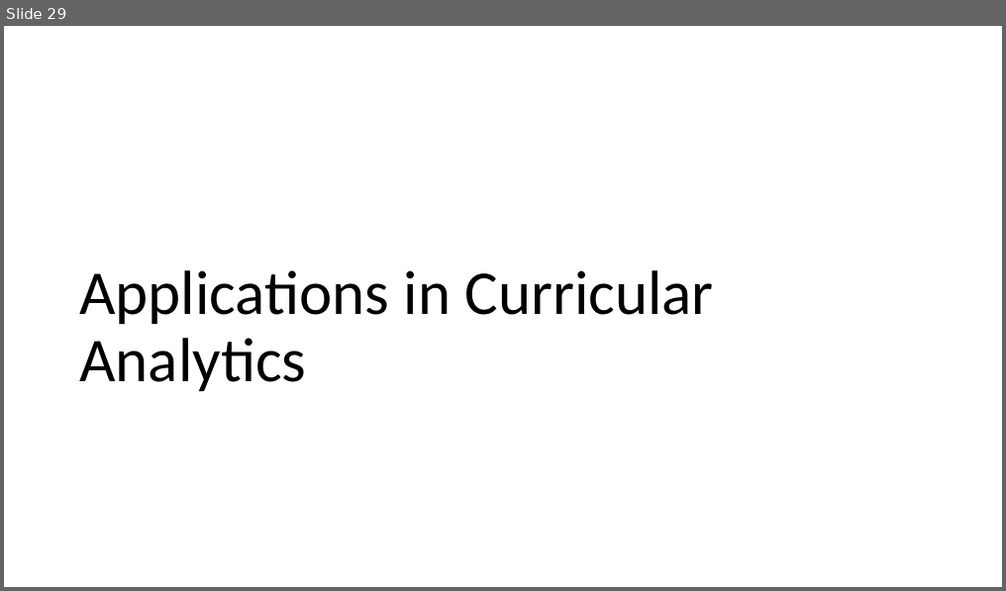
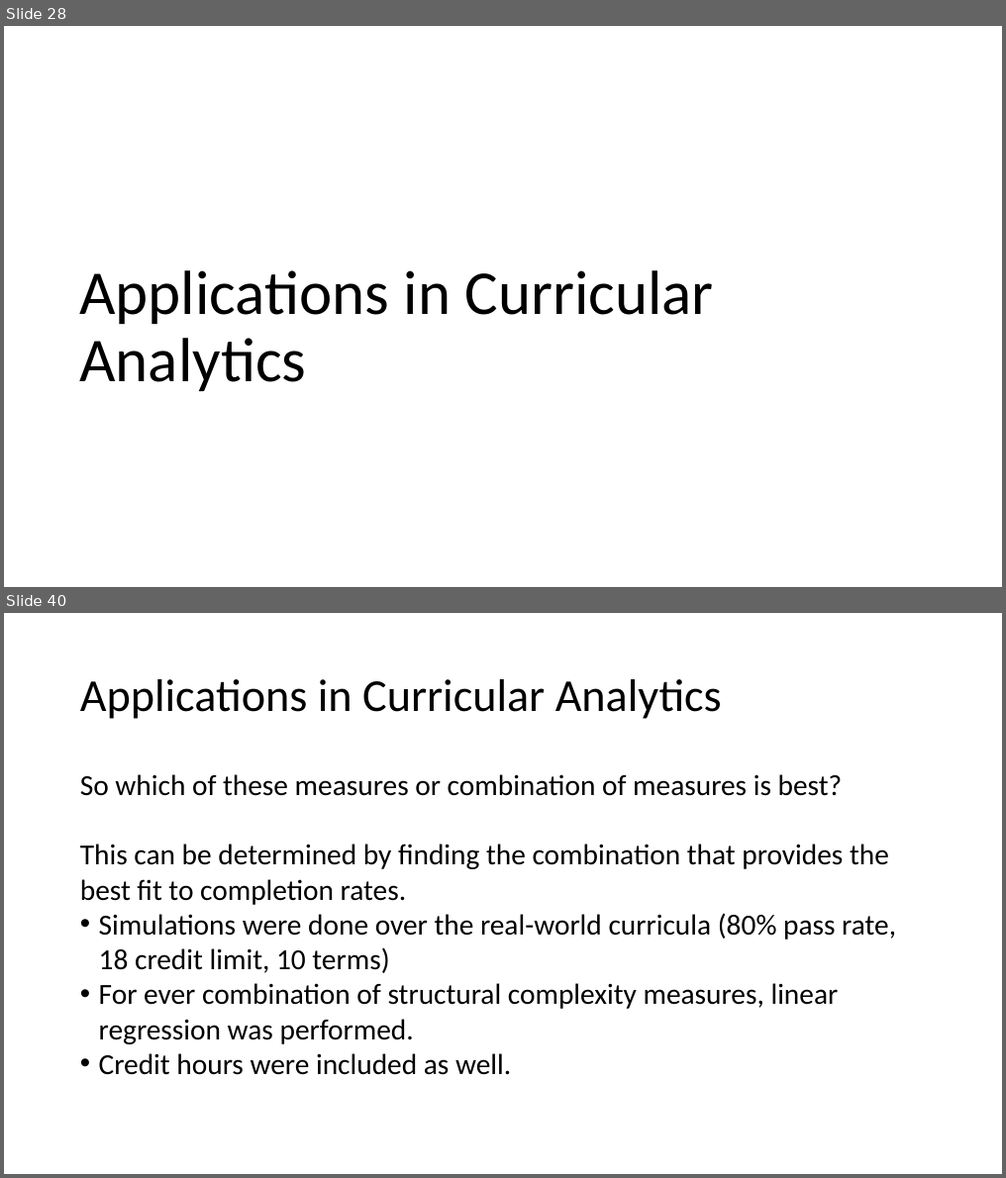
Before and after one commit to M-S-H/thesis, a slide deck: Defense.pptx. Shown one above the other, each under a label of ours: slide 29 before the commit, slides 28 and 40 after it; the slides between them are not shown. The pictures are 1006x591 and 1006x1178 pixels, drawn with LibreOffice and Linux fonts; fonts in the diff are those of the drawing. Boxes give left, top, right and bottom in pixels: in the first picture for what was removed or moved away, otherwise in the second. Text is boxed around its words. In the diff, an @@ line names an element or a change of style, - is before the commit and + after.

```diff
--- a/Defense.pptx
+++ b/Defense.pptx
@@ slide 40 added at bbox=[4, 613, 1002, 1174], background #FFFFFF @@
@@ title added at bbox=[80, 679, 722, 719], 44 pt, text #000000 @@
+Applications in Curricular Analytics
@@ text added at bbox=[80, 774, 896, 1075], 28 pt, text #000000 @@
+So which of these measures or combination of measures is best?
+This can be determined by finding the combination that provides the best fit to completion rates.
+• Simulations were done over the real-world curricula (80% pass rate, 18 credit limit, 10 terms)
+• For ever combination of structural complexity measures, linear regression was performed.
+• Credit hours were included as well.
@@ what was slide 29 is now slide 28 @@
```
Also in this commit, not shown: 1 slide changed, 20 other slides added, 1 slide removed, 6 other files.
